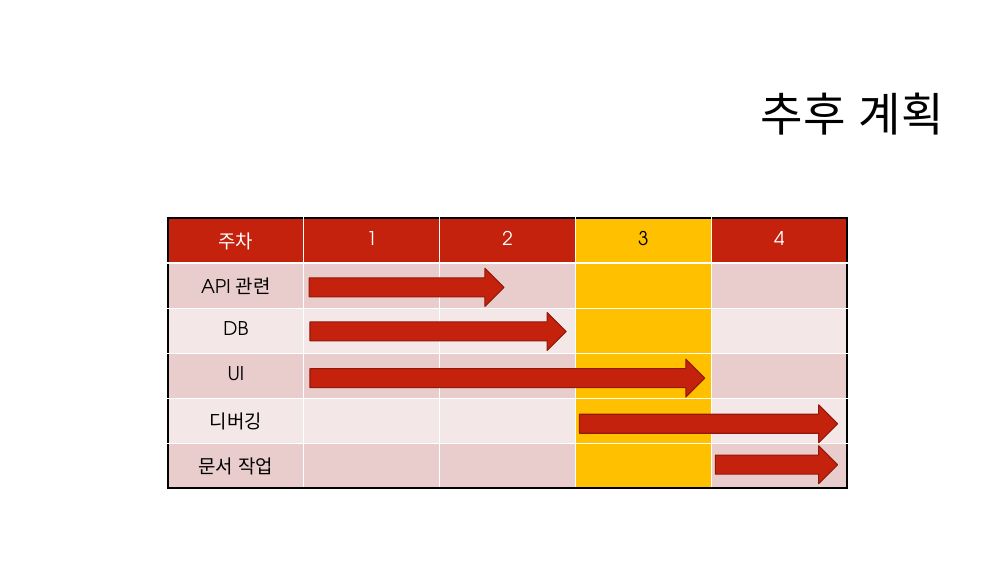
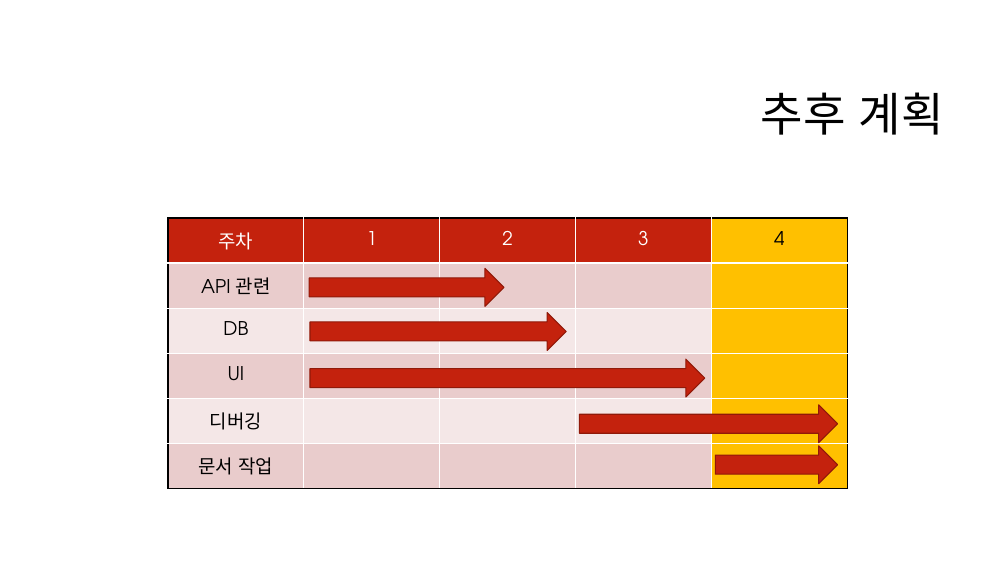
Before and after one commit to eeeeyeot/JAVATrainTicketing, a slide deck: slide 30 of 작업한 내용/기차 예매 프로그램 주차 발표.pptx (slide 16 before the commit). Drawn at 1008x567 pixels with LibreOffice and Linux fonts; fonts in the diff are those of the drawing; background and template pictures are left out. Boxes give left, top, right and bottom in pixels: in the first picture for what was removed or moved away, otherwise in the second. Text is boxed around its words. In the diff, an @@ line names an element or a change of style, - is before the commit and + after.

```diff
--- a/작업한 내용/기차 예매 프로그램 주차 발표.pptx
+++ b/작업한 내용/기차 예매 프로그램 주차 발표.pptx
@@ table at bbox=[168, 218, 848, 488] @@
@@ fill #FFC000 to #C4220D in row 1, column 4 @@
@@ fill #C4220D to #FFC000 in row 1, column 5 @@
@@ fill #FFC000 to #EACDCC in 3 cells @@
@@ fill #EACDCC to #FFC000 in 3 cells @@
@@ fill #FFC000 to #F5E8E7 in 2 cells @@
@@ fill #F5E8E7 to #FFC000 in 2 cells @@
@@ text colour #000000 to #FFFFFF in "3" @@
@@ text colour #FFFFFF to #000000 in "4" @@
@@ borders changed @@
```
Also in this commit, not shown: 2 other slides changed, 14 slides added, 3 other files.
